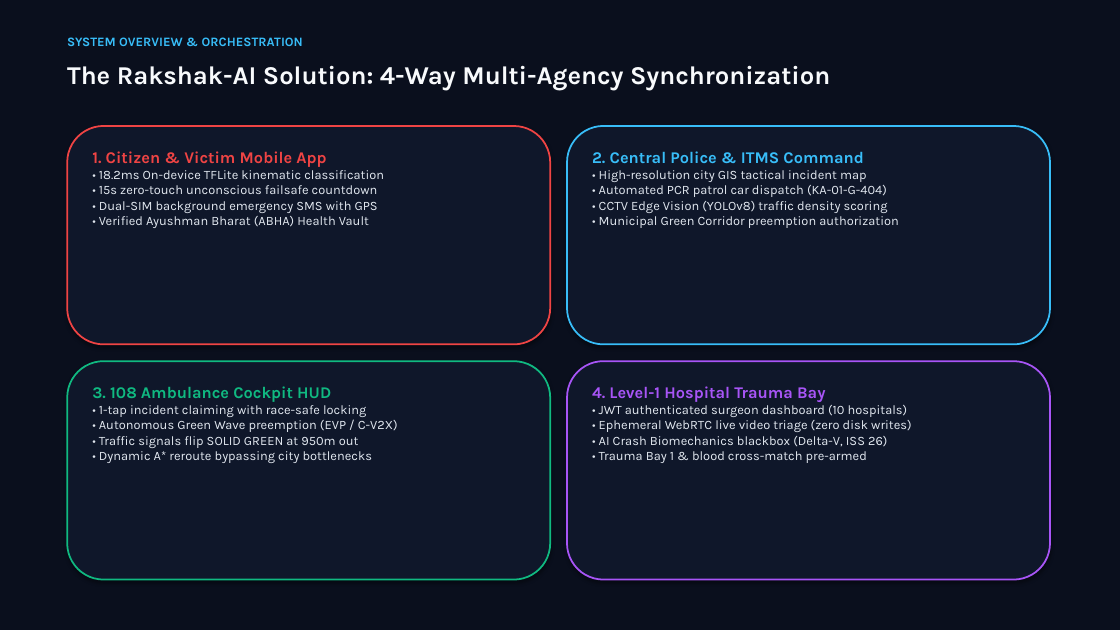
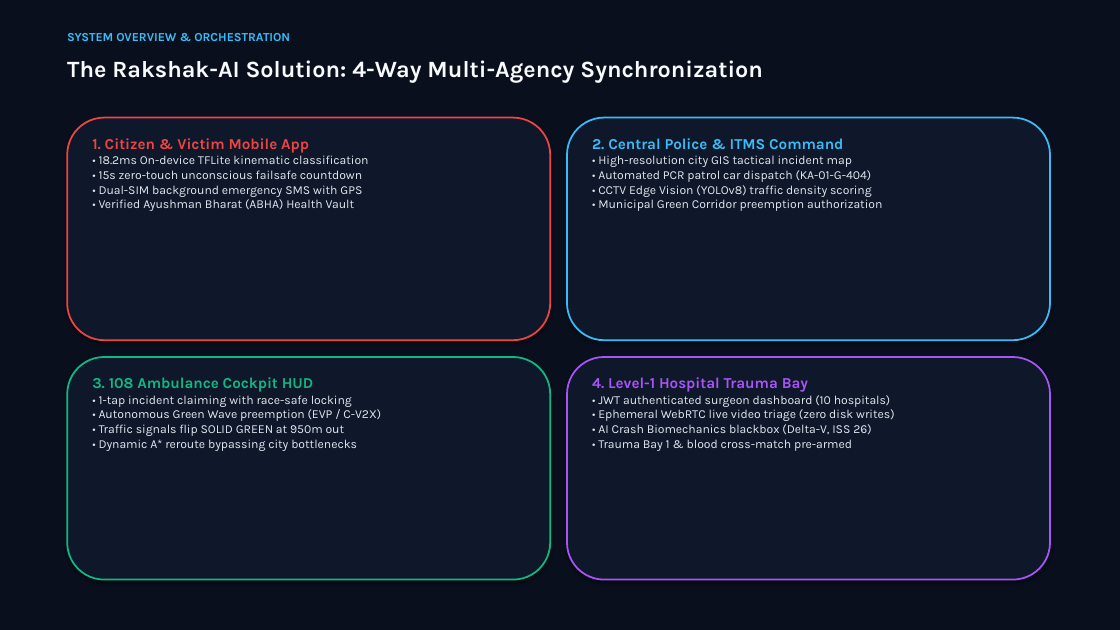
Before and after one commit to StevinJoseph22/Rakshak-AI, a slide deck: slide 5 of Vikist Blueprint/2. PITCH FILES/Rakshak_AI_Master_Presentation.pptx (slide 4 before the commit). Drawn at 1120x630 pixels with LibreOffice and Linux fonts; fonts in the diff are those of the drawing. Boxes give left, top, right and bottom in pixels: in the first picture for what was removed or moved away, otherwise in the second. Text is boxed around its words. In the diff, an @@ line names an element or a change of style, - is before the commit and + after.

```diff
--- a/Vikist Blueprint/2. PITCH FILES/Rakshak_AI_Master_Presentation.pptx
+++ b/Vikist Blueprint/2. PITCH FILES/Rakshak_AI_Master_Presentation.pptx
@@ text "SYSTEM OVERVIEW & ORCHESTRATION" at bbox=[67, 33, 290, 41]: size 11 to 10.5 pt @@
@@ text "The Rakshak-AI Solution: 4-Way Multi-Agency ..." at bbox=[67, 60, 763, 83]: size 22 to 20 pt @@
@@ rounded rectangle: place and size @@
-rounded rectangle at bbox=[67, 126, 550, 344]
+rounded rectangle at bbox=[67, 118, 550, 340]
@@ rounded rectangle: place and size @@
-rounded rectangle at bbox=[567, 126, 1050, 344]
+rounded rectangle at bbox=[567, 118, 1050, 340]
@@ text "1. Citizen & Victim Mobile ...": place and size @@
-text "1. Citizen & Victim Mobile ..." at bbox=[92, 151, 384, 228]
+text "1. Citizen & Victim Mobile ..." at bbox=[92, 138, 369, 211]
@@ text "1. Citizen & Victim Mobile ..." at bbox=[92, 138, 369, 211]: size 14 to 13 pt in "1. Citizen & Victim Mobile App"; size 11 to 10.5 pt in "• 18.2ms On-device TFLite kinematic classification • ..." @@
@@ text "2. Central Police & ITMS ...": place and size @@
-text "2. Central Police & ITMS ..." at bbox=[592, 151, 899, 228]
+text "2. Central Police & ITMS ..." at bbox=[592, 138, 882, 211]
@@ text "2. Central Police & ITMS ..." at bbox=[592, 138, 882, 211]: size 14 to 13 pt in "2. Central Police & ITMS Command"; size 11 to 10.5 pt in "• High-resolution city GIS tactical incident map ..." @@
@@ rounded rectangle: place and size @@
-rounded rectangle at bbox=[67, 361, 550, 580]
+rounded rectangle at bbox=[67, 357, 550, 580]
@@ rounded rectangle: place and size @@
-rounded rectangle at bbox=[567, 361, 1050, 580]
+rounded rectangle at bbox=[567, 357, 1050, 580]
@@ text "3. 108 Ambulance Cockpit HUD": place and size @@
-text "3. 108 Ambulance Cockpit HUD" at bbox=[92, 386, 398, 463]
+text "3. 108 Ambulance Cockpit HUD" at bbox=[92, 377, 381, 451]
@@ text "3. 108 Ambulance Cockpit HUD" at bbox=[92, 377, 381, 451]: size 14 to 13 pt in "3. 108 Ambulance Cockpit HUD"; size 11 to 10.5 pt in "• 1-tap incident claiming with race-safe locking ..." @@
@@ text "4. Level-1 Hospital Trauma Bay": place and size @@
-text "4. Level-1 Hospital Trauma Bay" at bbox=[592, 386, 912, 463]
+text "4. Level-1 Hospital Trauma Bay" at bbox=[592, 377, 894, 451]
@@ text "4. Level-1 Hospital Trauma Bay" at bbox=[592, 377, 894, 451]: size 14 to 13 pt in "4. Level-1 Hospital Trauma Bay"; size 11 to 10.5 pt in "• JWT authenticated surgeon dashboard (10 hospitals) ..." @@
```
Also in this commit, not shown: 15 other slides changed, 4 slides added, 2 slides removed, 8 other files.
